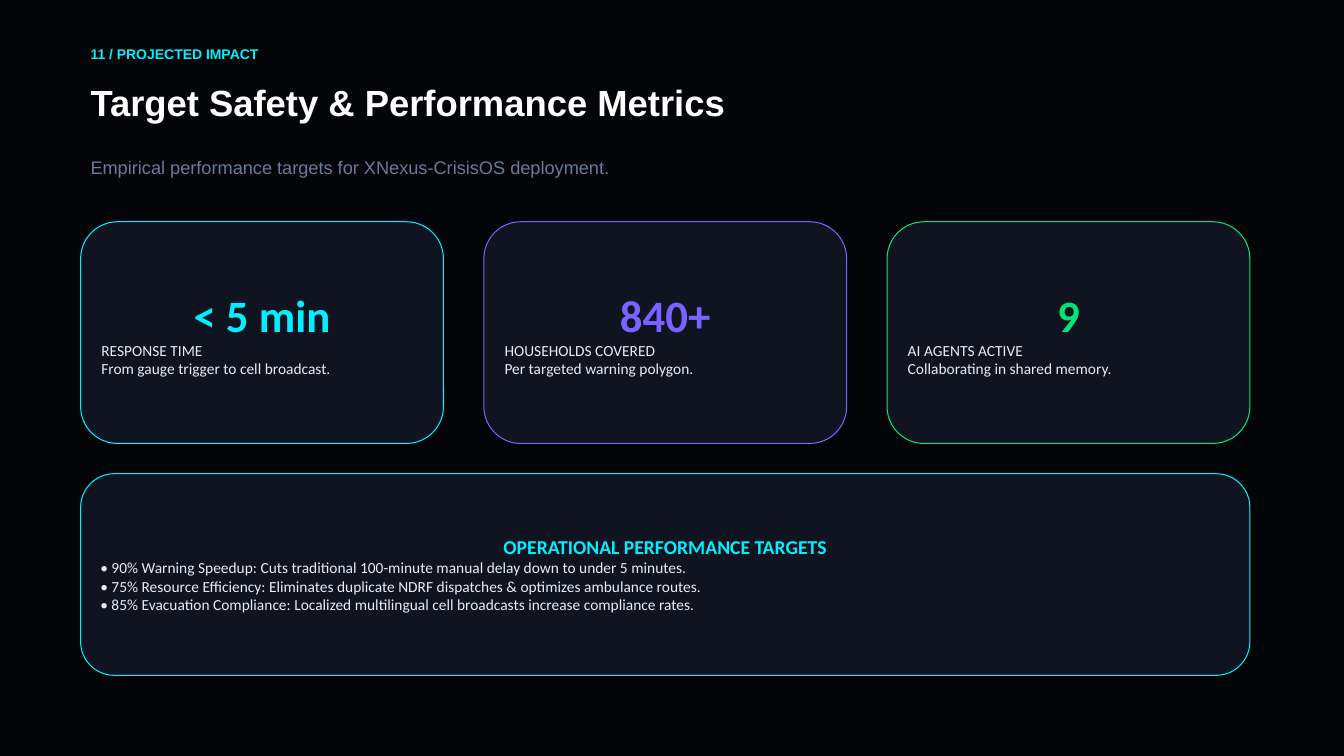
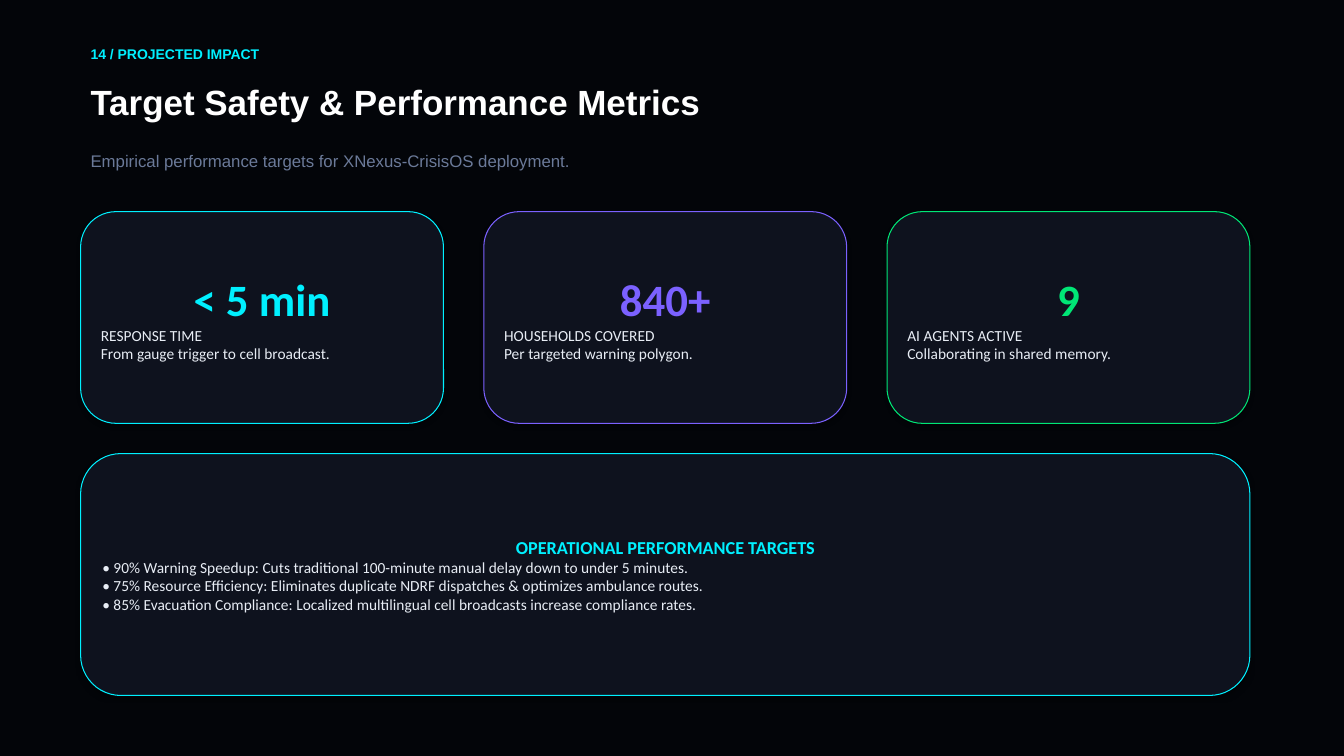
Before and after one commit to aksharsakhi/XNexus-CrisisOS, a slide deck: slide 14 of XNexus_CrisisOS_Presentation.pptx (slide 11 before the commit). Drawn at 1344x756 pixels with LibreOffice and Linux fonts; fonts in the diff are those of the drawing. Boxes give left, top, right and bottom in pixels: in the first picture for what was removed or moved away, otherwise in the second. Text is boxed around its words. In the diff, an @@ line names an element or a change of style, - is before the commit and + after.

Commit message:
Expand PowerPoint deck to Master 15-Slide presentation: added empirical metrics, mathematical formulas, FastMCP server code, LangGraph state engine code, PostGIS spatial queries, NDMA CAP XML, and historical disaster case studies

```diff
--- a/XNexus_CrisisOS_Presentation.pptx
+++ b/XNexus_CrisisOS_Presentation.pptx
@@ text at [91, 49, 260, 59]: text changed @@
-11 / PROJECTED IMPACT
+14 / PROJECTED IMPACT
@@ text "Target Safety & Performance Metrics" at [91, 89, 699, 122]: size 26 to 25 pt @@
@@ text "Empirical performance targets for XNexus-CrisisOS ..." at [91, 155, 569, 171]: size 13 to 12 pt @@
@@ rounded rectangle "< 5 min": place and size @@
-rounded rectangle "< 5 min" at [81, 222, 444, 444]
+rounded rectangle "< 5 min" at [81, 212, 444, 423]
@@ rounded rectangle "840+": place and size @@
-rounded rectangle "840+" at [484, 222, 847, 444]
+rounded rectangle "840+" at [484, 212, 847, 423]
@@ fill #0F1420 to #0E121E in 4 elements at [81, 454, 1250, 696], [81, 212, 444, 423], [484, 212, 847, 423], [887, 212, 1250, 423] @@
@@ rounded rectangle "9": place and size @@
-rounded rectangle "9" at [887, 222, 1250, 444]
+rounded rectangle "9" at [887, 212, 1250, 423]
@@ rounded rectangle "OPERATIONAL PERFORMANCE TARGETS": place and size @@
-rounded rectangle "OPERATIONAL PERFORMANCE TARGETS" at [81, 474, 1250, 676]
+rounded rectangle "OPERATIONAL PERFORMANCE TARGETS" at [81, 454, 1250, 696]
@@ text in rounded rectangle at [516, 542, 815, 554]: size 14 to 13 pt in "OPERATIONAL PERFORMANCE TARGETS" @@
```
Also in this commit, not shown: 8 other slides changed, 6 slides added, 3 slides removed, 2 other files.
